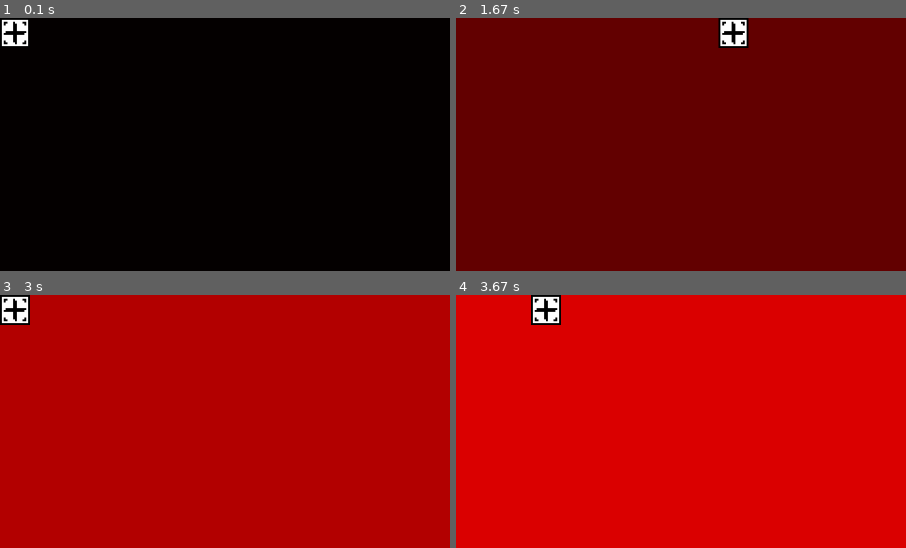
Above: before the commit, frames 1-4 (two rows, left to right).
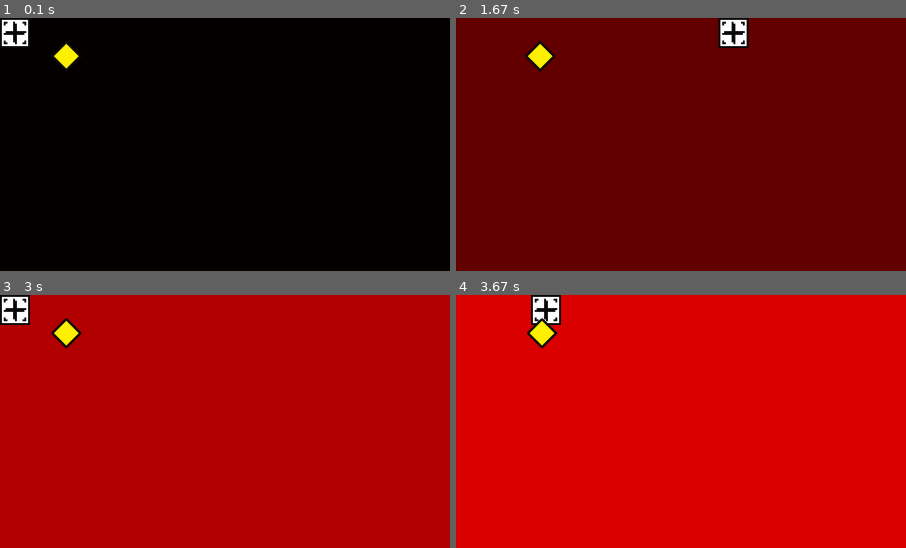
Above: after the commit, the same moments.

Repository: MakerBox-NZ/pygame_trukavev2
Game: pygame game, started from Gam e.py
The game is run twice, just before and just after one commit, with the same random seed, the same clock (stepped at 60 frames per second) and the same inputs.
Inputs:
- Up to frame 1 (0.1 s): no input
- Up to frame 2 (1.67 s): hold D 0.33-0.8 s; hold W 0.83-1.13 s; hold D 1.17-1.63 s
- Up to frame 3 (3 s): hold A 1.67-2.2 s; hold S 2.23-2.53 s; hold A 2.57-2.97 s
- Up to frame 4 (3.67 s): hold D from 3.4 s (still down)
The pictures show only the part of the screen within x 0-50%, y 0-50%; the shares and areas given below are measured in that part.

The runs differ from the first frame. In frame 1, 0.3% of the frame differs, in the area x 12-18%, y 9-21%; in frame 2, 0.4%; in frame 3, 0.5%, in the area x 11-19%, y 9-22%; in frame 4, 0.5%.

Commit message:
Added an enemy!
Enemy just moves currently, but it still exists!

Diff:
--- a/Gam e.py
+++ b/Gam e.py
@@ -36,8 +36,26 @@
         nextY = currentY + self.momentumY
         self.rect.y = nextY
 
+class Enemy(pygame.sprite.Sprite):
+    def __init__(self,x,y,img):
+        pygame.sprite.Sprite.__init__(self)
+        self.image = pygame.image.load(os.path.join('images', img))
+        self.image.convert_alpha()
+        self.image.set_colorkey(alpha)
+        self.rect = self.image.get_rect()
+        self.rect.x = x
+        self.rect.y = y
+        self.counter = 0
+    def move(self):
+        if self.counter >= 0 and self.counter <= 30:
+            self.rect.x += 2
+        elif self.counter >= 30 and self.counter <= 60:
+            self.rect.x -= 2
+        else:
+            self.counter = 0
+            print('reset')
 
-
+        self.counter += 1
 
 # SETUP
 screenSize = [1920, 1080]
@@ -51,8 +69,8 @@
 main = True
 
 screen = pygame.display.set_mode(screenSize)
-alpha = (1,1,1)
-black = (2,2,2)
+alpha = (0,0,0)
+black = (1,1,1)
 white = (255,255,255)
 
 redin = True
@@ -71,6 +89,11 @@
 movingsprites = pygame.sprite.Group()
 movingsprites.add(player)
 movesteps = 10
+
+#enemy code
+enemy = Enemy(100,50, 'enemy.png')
+enemy_list = pygame.sprite.Group()
+enemy_list.add(enemy)
 
 # MAIN LOOP/GAME
 while main == True:
@@ -107,11 +130,11 @@
         a -= 1
     if greenin:
         b += 1
-    if greende:
+    elif greende:
         b -= 1
     if bluein:
         c += 1
-    if bluede:
+    elif bluede:
         c -= 1
     if a == 255:
         bluede = False
@@ -131,5 +154,8 @@
     screen.fill([a,b,c])
     player.update()
     movingsprites.draw(screen)
+
+    enemy_list.draw(screen)
+    enemy.move()
     pygame.display.flip()
     clock.tick(fps)
Binary file added: images/enemy.png
Binary file changed: images/player.png
Binary file changed: images/wall.png
